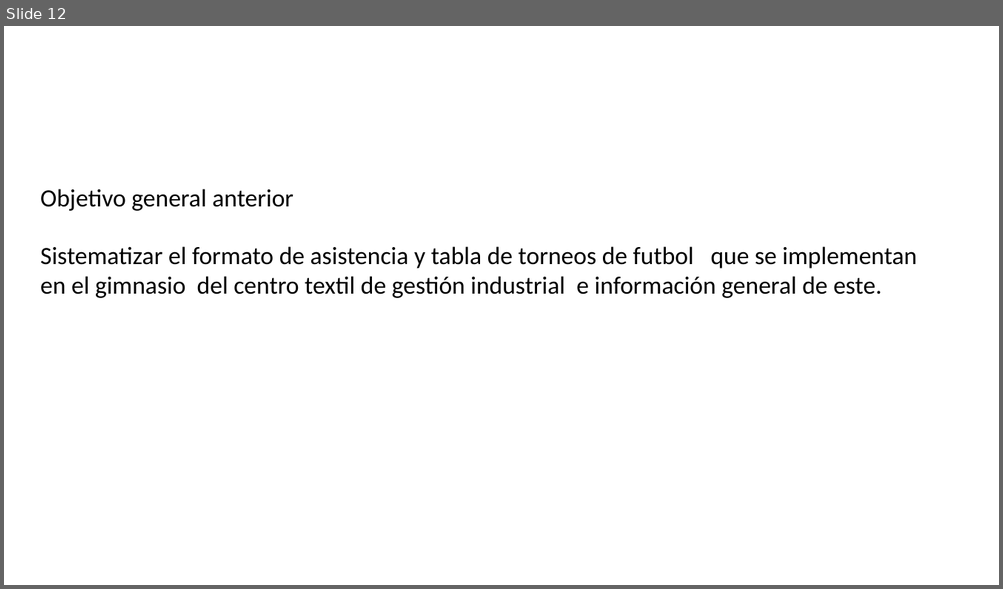
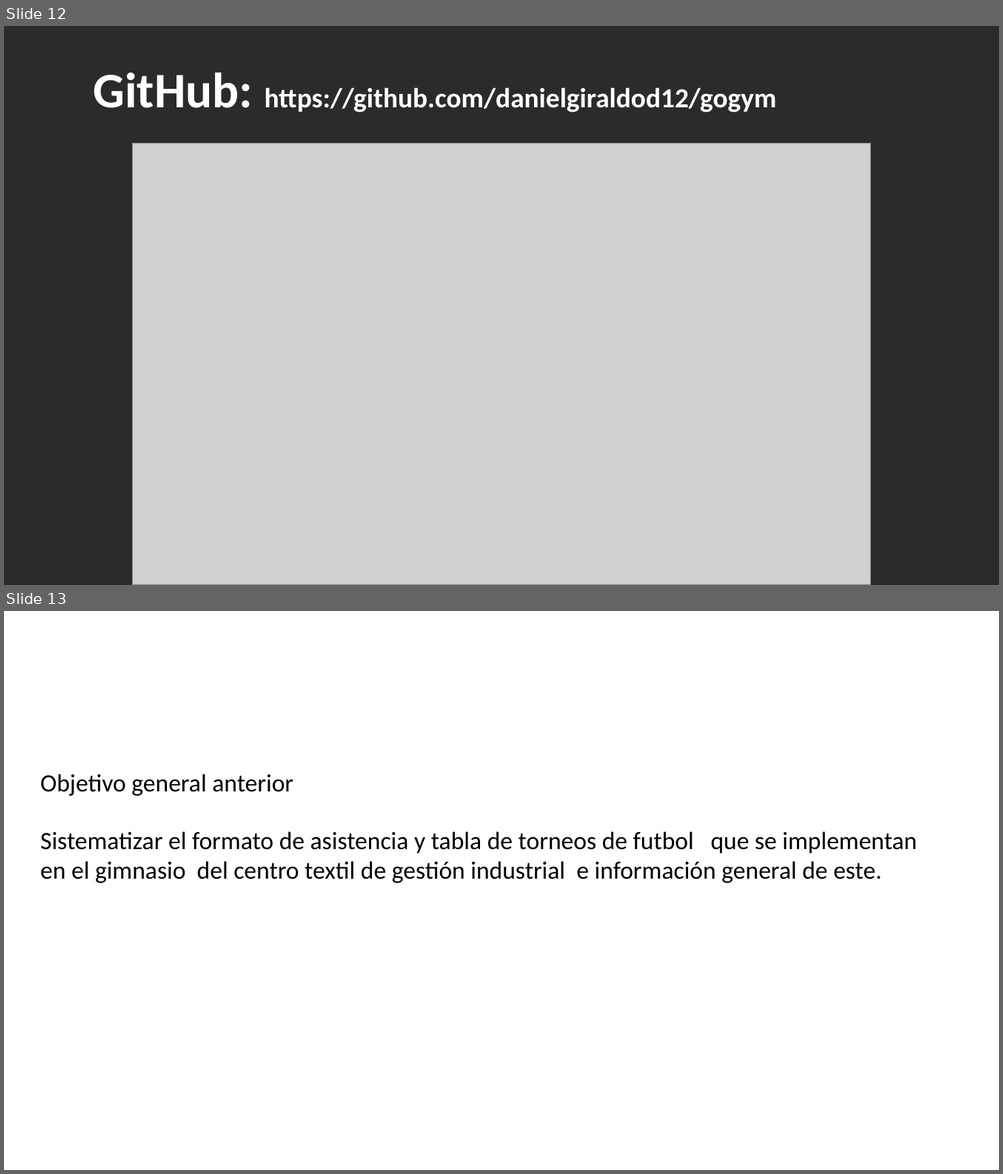
Before and after one commit to danielgiraldod12/gogym, a slide deck: Gogym nuevo formato.pptx. Shown one above the other, each under a label of ours: slide 12 before the commit, slides 12 and 13 after it. The pictures are 1003x589 and 1003x1174 pixels, drawn with LibreOffice and Linux fonts; fonts in the diff are those of the drawing; grey boxes stand for pictures; background and template pictures are left out; a plain dark background stands for a picture behind light text. Boxes give left, top, right and bottom in pixels: in the first picture for what was removed or moved away, otherwise in the second. Text is boxed around its words. In the diff, an @@ line names an element or a change of style, - is before the commit and + after.

Commit message:
Presentacion con pantallazo de GitHub

```diff
--- a/Gogym nuevo formato.pptx
+++ b/Gogym nuevo formato.pptx
@@ slide 12 added at (x1=4, y1=26, x2=999, y2=585), background picture (left out) @@
@@ text added at (x1=94, y1=73, x2=777, y2=113), 20 pt, text #FFFFFF, bold @@
+GitHub: https://github.com/danielgiraldod12/gogym
@@ picture added at (x1=132, y1=144, x2=871, y2=585) @@
@@ what was slide 12 is now slide 13 @@
```
